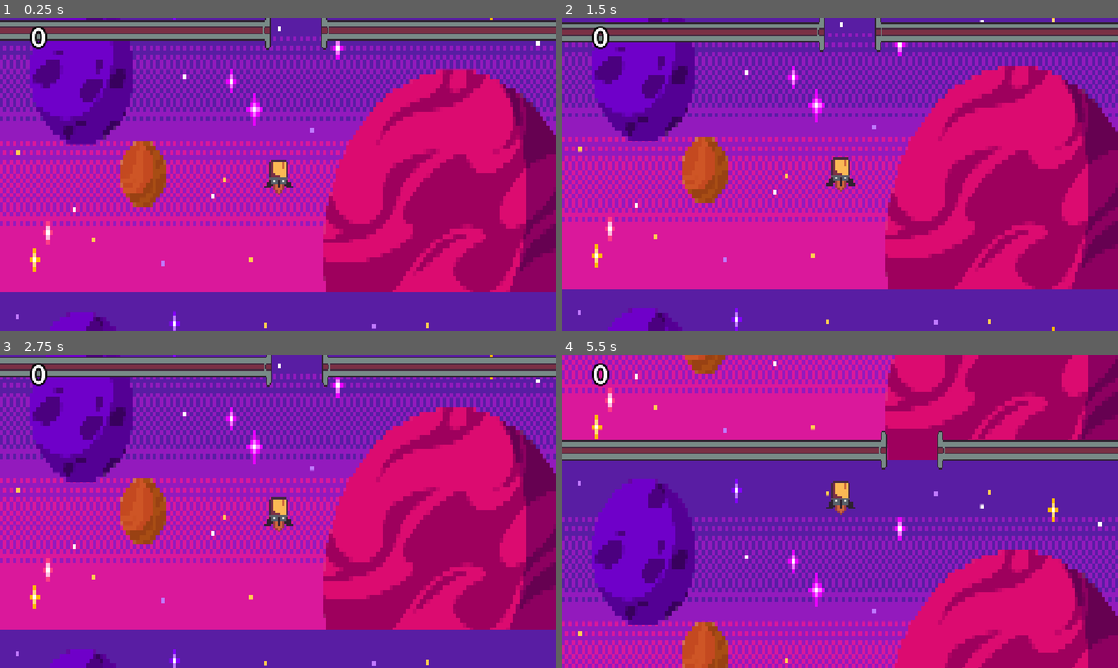
Above: before the commit, frames 1-4 (two rows, left to right).
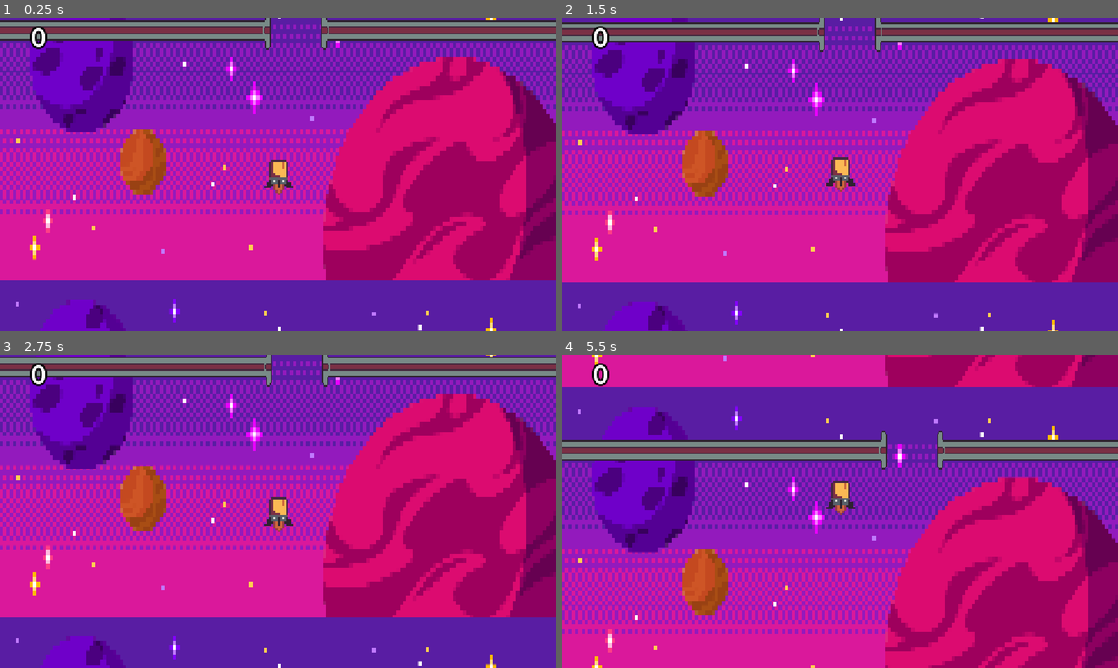
Above: after the commit, the same moments.

Repository: ZYR0PH4G3/Updraft
Game: Godot game, scene res://Game_scree.tscn
Same seed, same stepped clock (60 frames per second), same inputs: the game is played once before the commit and once after it.
Inputs (mouse positions are in pixels of both pictures, inside the frame that each line leads up to):
- Up to frame 1 (0.25 s): no input
- Up to frame 2 (1.5 s): tap Enter (ui_accept) at 0.5, 0.77 s; move the mouse to (962, 158) at 0.52 s; hold Right 0.53-1.28 s; tap Alt at 0.6 s; click (962, 158) at 0.67 s; move the mouse to (728, 190) at 1.27 s; hold Down from 1.28 s (still down); tap Shift at 1.35 s
- Up to frame 3 (2.75 s): tap Enter (ui_accept) at 1.52 s; move the mouse to (333, 442) at 2.02 s; release Down at 2.03 s; hold Right from 2.03 s (still down); tap Alt at 2.1 s
- Up to frame 4 (5.5 s): move the mouse to (812, 574) at 2.77 s; release Right at 2.78 s; hold Up 2.78-3.53 s; tap Shift at 2.85, 4.35 s; click (812, 574) at 2.92 s; tap Enter (ui_accept) at 3.02, 3.77, 4.52 s; move the mouse to (1006, 558) at 3.52 s; hold Left 3.53-5.03 s; tap Alt at 3.6, 5.1 s; move the mouse to (673, 464) at 4.27 s; move the mouse to (867, 511) at 5.02 s; hold Down from 5.03 s (still down); click (867, 511) at 5.17 s

The runs differ from the first frame. In frame 1, 32% of the frame differs, in the area x 0-100%, y 0-100%; in frame 2, 29%; in frame 3, 34%; in frame 4, 68%.

Commit message:
tried fixing new obstacles but removed them

Diff:
--- a/Game_scree.tscn
+++ b/Game_scree.tscn
@@ -5,19 +5,17 @@
 [ext_resource type="PackedScene" uid="uid://l4mimevus11p" path="res://spaceship.tscn" id="2_cgf7r"]
 [ext_resource type="Script" uid="uid://b30c7ex0xkgkl" path="res://scripts/Obstacle.gd" id="2_nyvos"]
 [ext_resource type="PackedScene" uid="uid://cfb3gyrctuhtc" path="res://crushers.tscn" id="4_3ppnj"]
-[ext_resource type="PackedScene" uid="uid://3d76xdvlqu1r" path="res://asteroid.tscn" id="6_7lrg1"]
 
 [sub_resource type="RectangleShape2D" id="RectangleShape2D_3nfwx"]
 size = Vector2(1152, 72)
 
 [node name="Game scene" type="Node2D" unique_id=38723924 node_paths=PackedStringArray("spaceship")]
 script = ExtResource("1_skpbr")
-crusher_scene = Array[PackedScene]([ExtResource("4_3ppnj"), ExtResource("6_7lrg1")])
+crusher_scene = ExtResource("4_3ppnj")
 spaceship = NodePath("Spaceship")
 
 [node name="Parallax2D" type="Parallax2D" parent="." unique_id=356571394]
 repeat_size = Vector2(0, 648)
-autoscroll = Vector2(0, 100)
 
 [node name="Background" type="TextureRect" parent="Parallax2D" unique_id=1482403638]
 offset_right = 1152.0
--- a/scripts/asteroid.gd
+++ b/scripts/asteroid.gd
@@ -7,13 +7,13 @@
 
 # Called when the node enters the scene tree for the first time.
 func _ready() -> void:
-	if randf() > 0.5:
-		direction = 1.0
-		global_position.x = 20
+	direction =1.0 if randf() > 0.5 else -1.0
+
+	if direction == 1.0:
+		global_position.x = 20.0
 
 	else:
-		direction = -1
-		global_position.x = 380
+		global_position.x = 380.0
 
 
 # Called every frame. 'delta' is the elapsed time since the previous frame.
--- a/scripts/spawner_system.gd
+++ b/scripts/spawner_system.gd
@@ -1,6 +1,6 @@
 extends Node2D
 
-@export var crusher_scene: Array[PackedScene] = []
+@export var crusher_scene: PackedScene
 @export var spaceship: CharacterBody2D
 
 @export var spawn_distance: float = 800.0
@@ -12,7 +12,8 @@
 var score: int = 0
 
 func _ready() -> void:
-	next_spawn_y = spaceship.global_position.y - spawn_distance
+	if spaceship:
+		next_spawn_y = spaceship.global_position.y - spawn_distance
 
 # Called every frame. 'delta' is the elapsed time since the previous frame.
 func _process(delta: float) -> void:
@@ -23,23 +24,19 @@
 		spawn_obstacle()
 
 func spawn_obstacle() -> void:
-	var random_index = randi() % crusher_scene.size()
-	var selected_scene = crusher_scene[random_index]
-
-	var new_obstacle = selected_scene.instantiate()
+	var new_obstacle = crusher_scene.instantiate()
 
 	new_obstacle.global_position.y = next_spawn_y
 
 	new_obstacle.global_position.x = 200
 
 	if "start_x" in new_obstacle:
-		new_obstacle.global_position.x = randf_range(-50.0, 50.0)
+		new_obstacle.global_position.x += randf_range(-50.0, 50.0)
 
 	add_child(new_obstacle)
 
 	next_spawn_y -= spawn_distance
 
-
 func add_point() -> void:
 	score += 1
 	if score_label:
